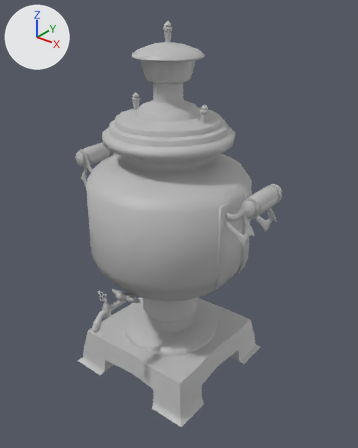
The FBX model BabaYagaAssets/Models/IntProps/Samovar2.fbx as it was, and as the next commit left it.
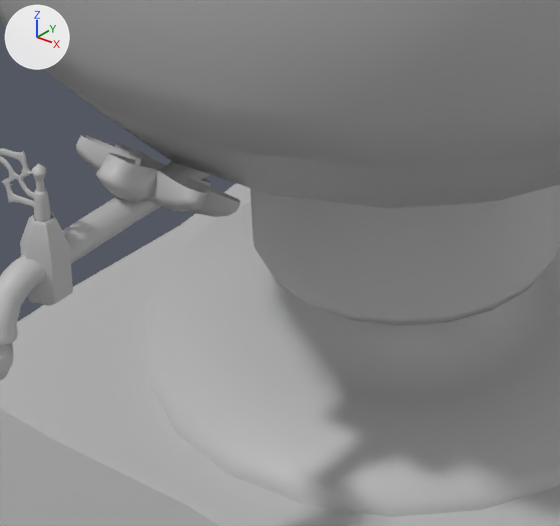
There are two pictures of each version: one whole from a 50 mm lens placed at (0.03785, -0.04528, 0.05034), pointed at (0.00213, -0.00062, 0.02265), one close up on the part from 28% to 55% of the width and 59% to 80% of the height. The axes (+X, +Y, +Z) are drawn at upper left. The lights are the same throughout. Where no turn or scale is listed for an object, it has been applied to the vertices. Vertices at the same position are counted once.

Names of what the first close-up shows: 'Samovar'.
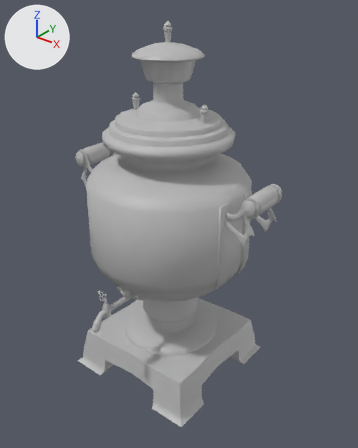
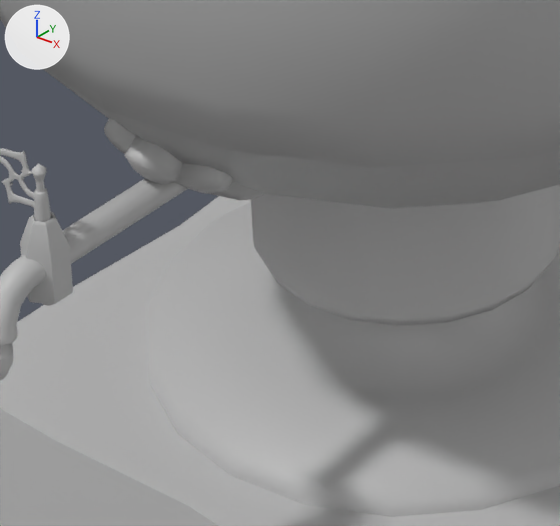
Location of each change, [x1, y1, x2, y2] in pixels of the close-ups (560 x 526 px; the box of a moved part takes in the faces that stretch with it):
part 1 of me_mesh, moved or reshaped: before [76, 134, 240, 217]; after [104, 118, 264, 200]

What changed in the scene script:
```text
Change me_mesh:
    where me_mesh.from_pydata(...)  # 6584 vertices, 6564 faces; spans x -0.0145..0.0145, y -0.0124..0.0124, z -0.0233..0.0233
    used by ob_samovar; location = (0.0, -0.00191, 0.02332)
    me_mesh part 1: the loose piece of 265 vertices spanning x -0.0018..0.0018, y -0.0083..-0.0052, z -0.0095..-0.0073 is moved by (0.0, 0.0009, 0.0)
```
